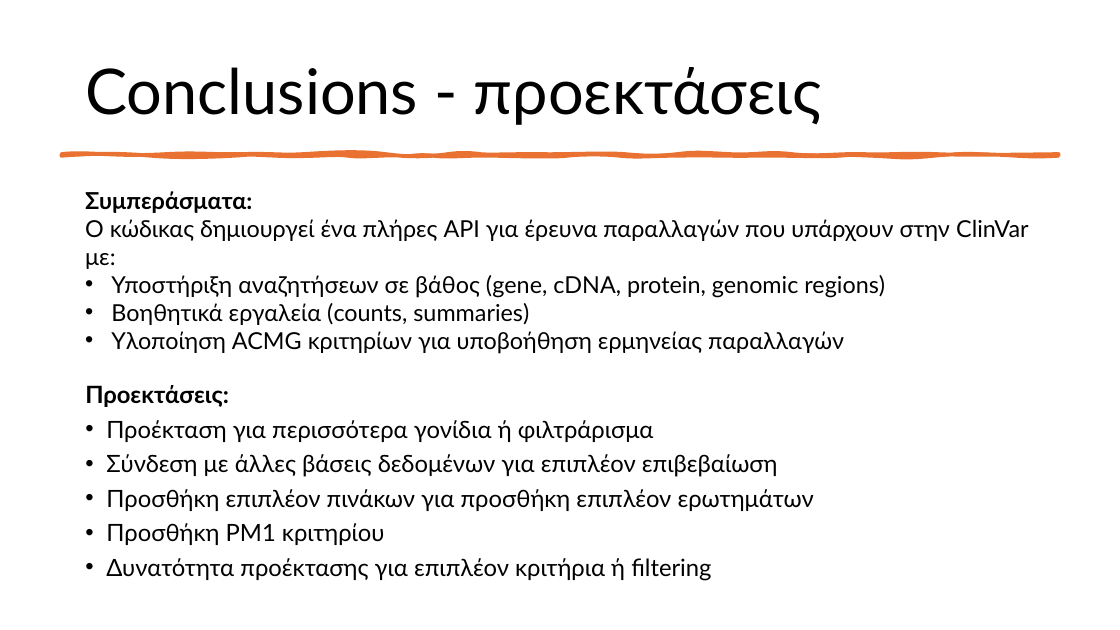
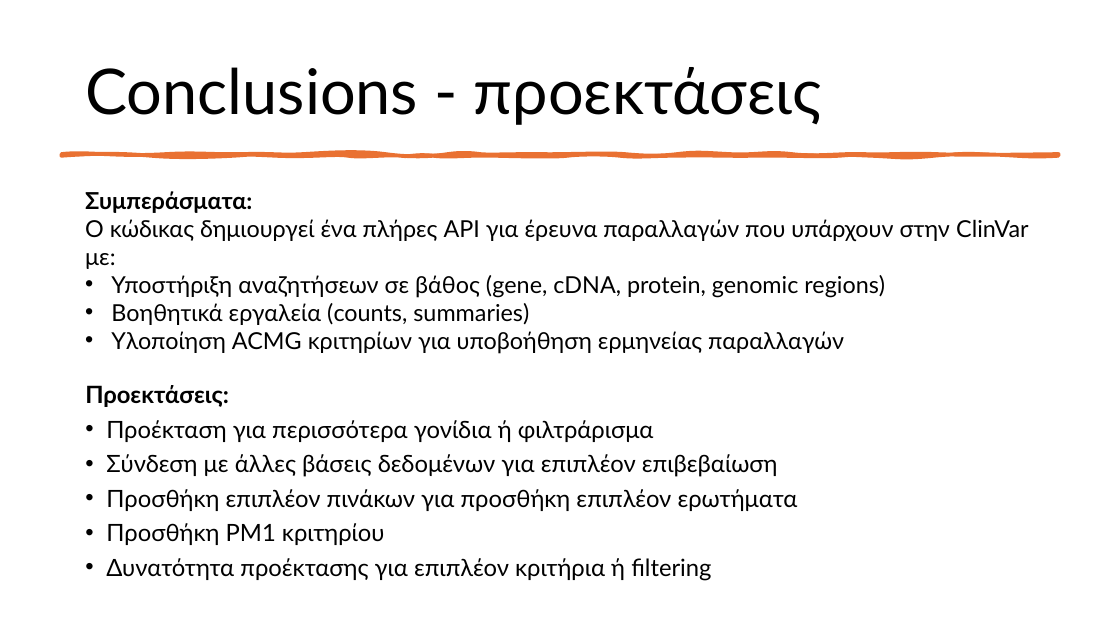
Before and after one commit to iliaanaa/genekor, a slide deck: slide 17 of genekor.pptx. Drawn at 1120x630 pixels with LibreOffice and Linux fonts; fonts in the diff are those of the drawing. Boxes give left, top, right and bottom in pixels: in the first picture for what was removed or moved away, otherwise in the second. Text is boxed around its words. In the diff, an @@ line names an element or a change of style, - is before the commit and + after.

Commit message:
last revised

```diff
--- a/genekor.pptx
+++ b/genekor.pptx
@@ text at [106, 489, 798, 511]: text changed @@
-• Προσθήκη επιπλέον πινάκων για προσθήκη επιπλέον ερωτημάτων
+• Προσθήκη επιπλέον πινάκων για προσθήκη επιπλέον ερωτήματα
```
